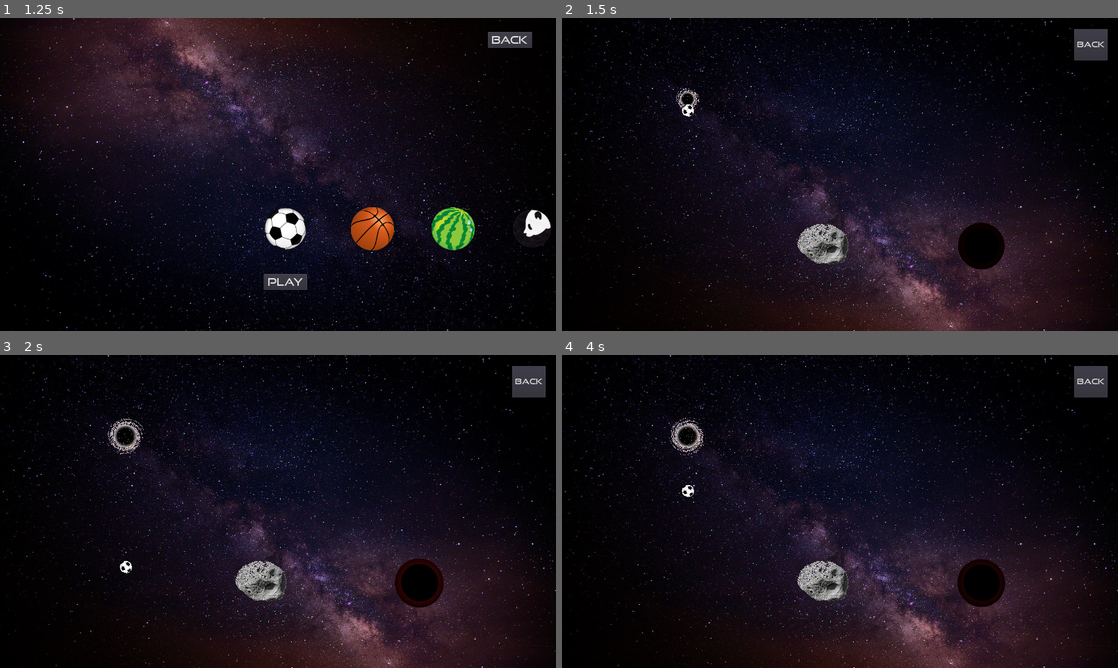
Above: before the commit, frames 1-4 (two rows, left to right).
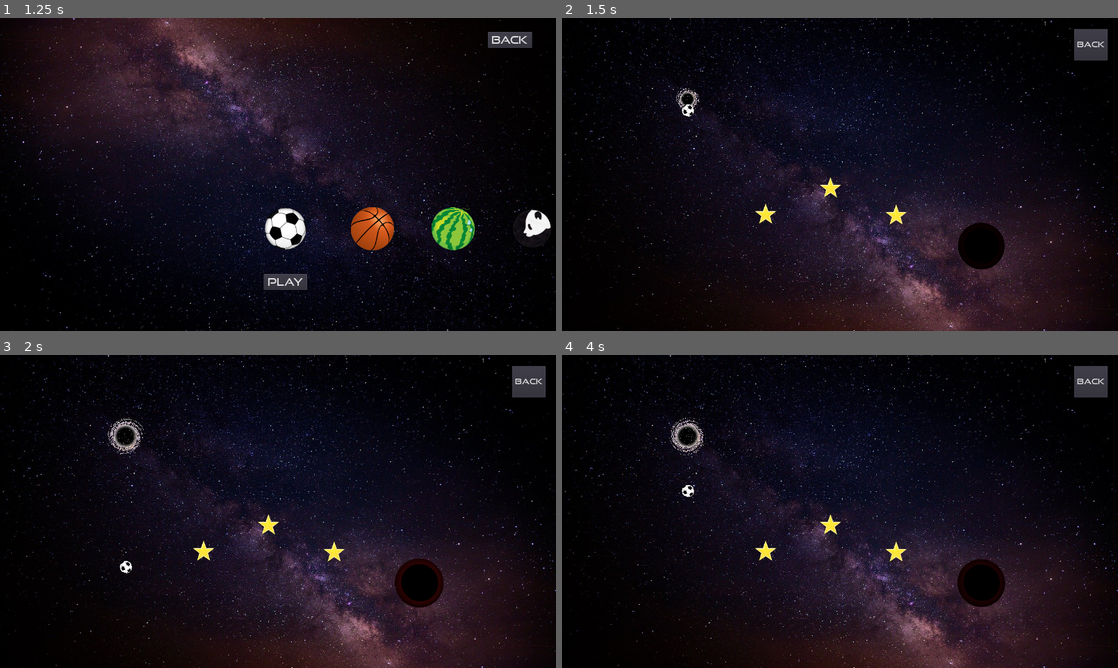
Above: after the commit, the same moments.

Repository: allenshi2014/balldrop
Game: Godot game, scene res://Menu.tscn
Same seed, same stepped clock (60 frames per second), same inputs: the game is played once before the commit and once after it.
Inputs:
- Up to frame 1 (1.25 s): click "Play" at 0.5 s
- Up to frame 2 (1.5 s): click "PLAY" at 1.25 s
- Up to frame 3 (2 s): no input
- Up to frame 4 (4 s): click "Back" at 2 s; click "Play" at 2.75 s; click "PLAY" at 3.5 s

Frame 1 is identical in both runs. In frame 2, 1.1% of the frame differs, in the area x 34-62%, y 50-79%; in frame 3, 1.1%; in frame 4, 1.1%.

Commit message:
today updates

Diff:
--- a/level/ball.gd
+++ b/level/ball.gd
@@ -60,7 +60,7 @@
 		var coll = null
 		if c.collider_name == "line":
 			coll = Geometry.segment_intersects_segment_2d(prevpos, position, p1, p2)
-		elif c.collider_name == "rock" or c.collider_name == "gate":
+		elif c.collider_name == "rock" or c.collider_name == "star" or c.collider_name == "gate":
 			coll = Geometry.is_point_in_polygon(position, c.collider_area)
 			if coll == false:
 				coll = null
@@ -71,6 +71,9 @@
 				get_parent().find_node("gate").scale = Vector2(0.5, 0.5)
 				queue_free()
 				#go to next stage
+				for child in colliders:
+					child.queue_free()
+
 				var cover1 = get_parent().find_node("stage_cover1")
 				var cover2 = get_parent().find_node("stage_cover2")
 				var btn_next = get_parent().find_node("btn_next")
@@ -95,6 +98,19 @@
 
 				reset_ball()
 				break
+
+			elif c.collider_name == "star":
+				#add break effect
+
+				var shockwave = preload("res://level/shockwave.tscn").instance()
+				shockwave.position = position
+				shockwave.scale = Vector2(2, 2)
+				shockwave.modulate = Color(0.5, 0.5, 0, 1)
+				get_parent().add_child(shockwave)
+				#add sound effect
+				AudioPlayer.play_at("laser", position, 1)
+				#queue_free()
+				c.queue_free()
 
 			elif c.collider_name == "line":
 				if vel.dot(norm) > 0:
--- a/level/gate.tscn
+++ b/level/gate.tscn
@@ -51,9 +51,9 @@
 script = ExtResource( 2 )
 
 [node name="sprite" type="Sprite" parent="."]
-modulate = Color( 0.0464021, 0.00374211, 0.00374211, 1 )
+modulate = Color( 0, 0, 0, 1 )
 rotation = 2.53461
-scale = Vector2( 0.509542, 0.509542 )
+scale = Vector2( 0.5, 0.5 )
 texture = ExtResource( 1 )
 
 [node name="shape" type="CollisionPolygon2D" parent="."]
--- a/level/stage1/stage1_1.tscn
+++ b/level/stage1/stage1_1.tscn
@@ -4,7 +4,7 @@
 [ext_resource path="res://image/bg/bg_menu.jpg" type="Texture" id=2]
 [ext_resource path="res://font/GT.ttf" type="DynamicFontData" id=3]
 [ext_resource path="res://level/stage1/stage1_1.gd" type="Script" id=4]
-[ext_resource path="res://level/stage1/rock.tscn" type="PackedScene" id=5]
+[ext_resource path="res://level/star.tscn" type="PackedScene" id=5]
 [ext_resource path="res://level/ball.tscn" type="PackedScene" id=6]
 [ext_resource path="res://level/gate.tscn" type="PackedScene" id=7]
 [ext_resource path="res://tex/glow.png" type="Texture" id=8]
@@ -40,11 +40,6 @@
 
 [node name="gate" parent="." instance=ExtResource( 7 )]
 position = Vector2( 965.254, 525.945 )
-
-[node name="rock1" parent="." instance=ExtResource( 5 )]
-position = Vector2( 605.773, 523.11 )
-rotation = 0.785398
-scale = Vector2( 0.8, 0.8 )
 
 [node name="ball_container" type="Node" parent="." groups=[
 "ball_container",
@@ -82,6 +77,17 @@
 __meta__ = {
 "_edit_use_anchors_": false
 }
+
+[node name="layer_star" type="Node2D" parent="."]
+
+[node name="star1" parent="layer_star" instance=ExtResource( 5 )]
+position = Vector2( 468.822, 450.04 )
+
+[node name="star2" parent="layer_star" instance=ExtResource( 5 )]
+position = Vector2( 618.064, 389.537 )
+
+[node name="star3" parent="layer_star" instance=ExtResource( 5 )]
+position = Vector2( 769.322, 452.057 )
 
 [node name="layer_close" type="Node2D" parent="."]
 
--- /dev/null
+++ b/level/star.gd
@@ -0,0 +1,22 @@
+extends StaticBody2D
+
+var a = Vector2()
+var b = Vector2()
+var collider_name = "star"
+var collider_area = PoolVector2Array()
+var collider_scale = 1
+
+
+func _ready():
+
+	collider_area = $shape.get_polygon()
+	collider_scale = self.scale
+
+	var point_count = collider_area.size()
+	for i in range(point_count):
+		var p_point = position + collider_area[i] * collider_scale
+		collider_area.set(i, p_point)
+
+func _process(delta):
+	#rotation += 0.01
+	pass
--- /dev/null
+++ b/level/star.tscn
@@ -0,0 +1,15 @@
+[gd_scene load_steps=3 format=2]
+
+[ext_resource path="res://image/object/star.png" type="Texture" id=1]
+[ext_resource path="res://level/star.gd" type="Script" id=2]
+
+[node name="star" type="StaticBody2D" groups=[
+"line",
+]]
+script = ExtResource( 2 )
+
+[node name="sprite" type="Sprite" parent="."]
+texture = ExtResource( 1 )
+
+[node name="shape" type="CollisionPolygon2D" parent="."]
+polygon = PoolVector2Array( 13.6339, 21.8617, 23.01, -5.8761, -0.430374, -21.503, -23.4801, -6.65744, -16.0573, 21.0803 )
Binary file added: image/object/star.png
Not shown, added: image/object/star.png.import
